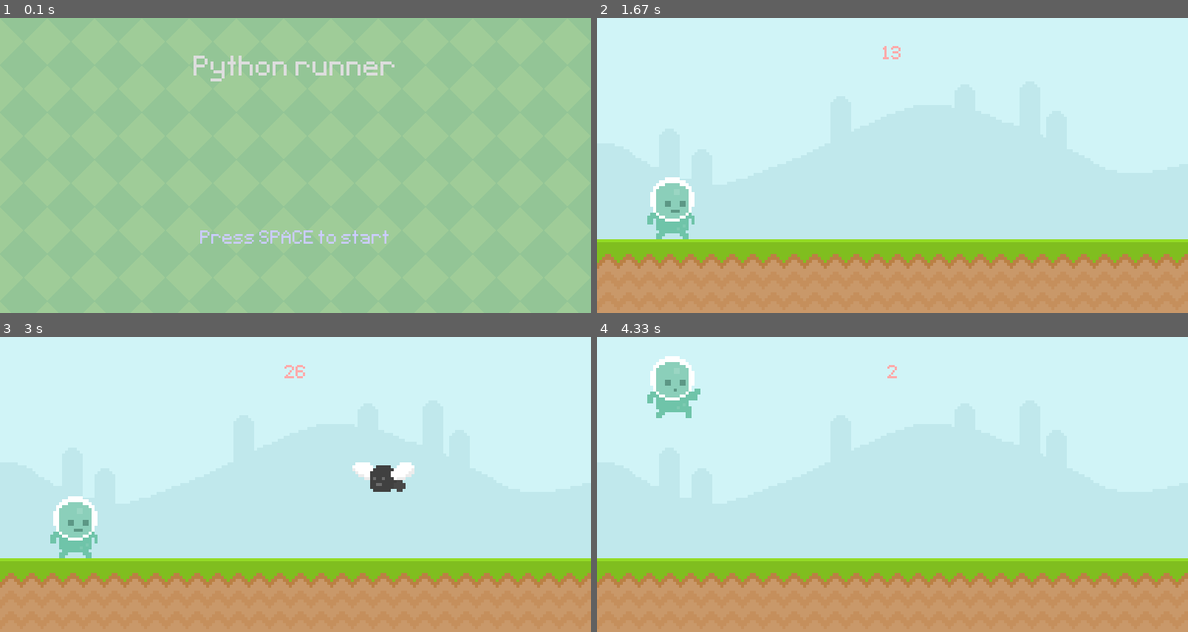
Above: before the commit, frames 1-4 (two rows, left to right).
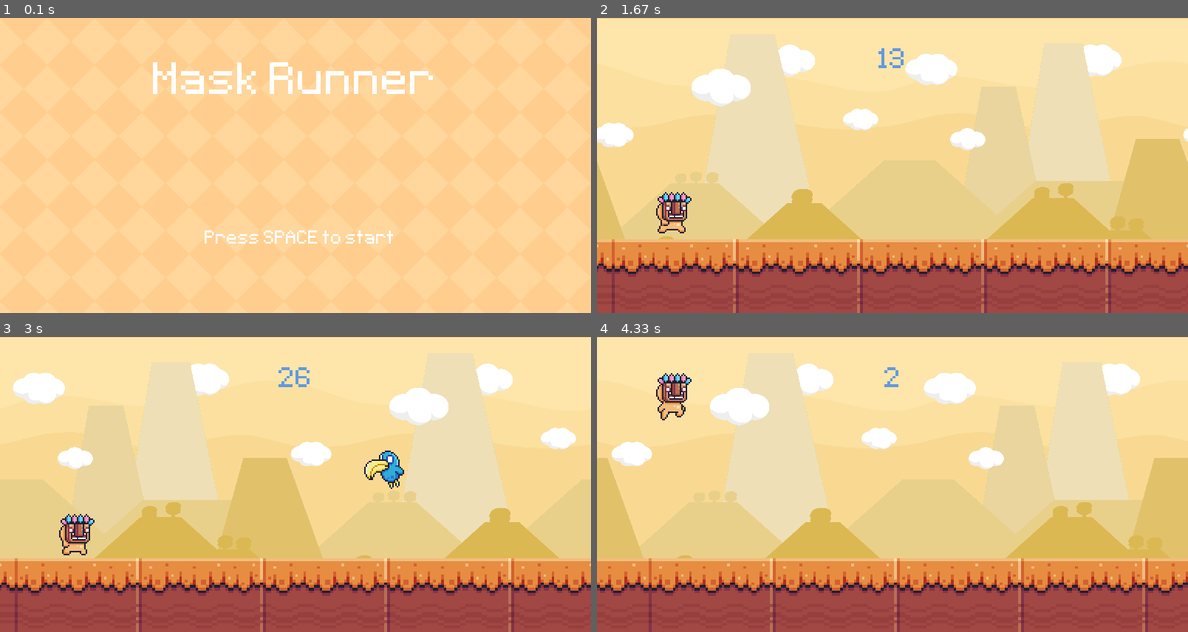
Above: after the commit, the same moments.

Repository: h3nrey/LearnPygame
Game: pygame game, started from init.py
Two runs of this game, one before a commit and one after it. Both use one fixed random seed, a clock stepped at 60 frames per second and the inputs below.
Inputs:
- Up to frame 1 (0.1 s): no input
- Up to frame 2 (1.67 s): tap Space at 0.33 s
- Up to frame 3 (3 s): no input
- Up to frame 4 (4.33 s): tap Space at 3.17, 3.57, 3.87, 4.07 s

The runs differ from the first frame. In frame 1, 100% of the frame differs, in the area x 0-100%, y 0-100%; in frame 2, 100%; in frame 3, 100%; in frame 4, 100%.

Commit message:
updating the graphics

Diff:
--- a/init.py
+++ b/init.py
@@ -5,9 +5,9 @@
 def DisplayScore(startTime):
     deltaTime = pygame.time.get_ticks() - startTime;
     displayTime = int(deltaTime / 100);
-    font = pygame.font.Font("font/Pixeltype.ttf", 40);
-    scoreText = font.render(f"{displayTime}", False, "#ffaaaa");
-    scoreRect = scoreText.get_rect(center = (400, 50));
+    font = pygame.font.Font("font/Pixeltype.ttf", 60);
+    scoreText = font.render(f"{displayTime}", False, "#6299E0");
+    scoreRect = scoreText.get_rect(center = (400, 60));
     screen.blit(scoreText, scoreRect);
     return displayTime;
 
@@ -20,11 +20,21 @@
 class Player(pygame.sprite.Sprite):
     def __init__(self):
         super().__init__()
-        walk1 = pygame.image.load("Assets/Graphics/Player/player_walk_1.png").convert_alpha();
-        walk2 = pygame.image.load("Assets/Graphics/Player/player_walk_2.png").convert_alpha();
-        self.walk = [walk1, walk2];
+        run1 = pygame.image.load("Assets/Player/Run/Run01.png").convert_alpha();
+        run2 = pygame.image.load("Assets/Player/Run/Run02.png").convert_alpha();
+        run3 = pygame.image.load("Assets/Player/Run/Run03.png").convert_alpha();
+        run4 = pygame.image.load("Assets/Player/Run/Run04.png").convert_alpha();
+        run5 = pygame.image.load("Assets/Player/Run/Run05.png").convert_alpha();
+        run6 = pygame.image.load("Assets/Player/Run/Run06.png").convert_alpha();
+        run7 = pygame.image.load("Assets/Player/Run/Run07.png").convert_alpha();
+        run8 = pygame.image.load("Assets/Player/Run/Run08.png").convert_alpha();
+        run9 = pygame.image.load("Assets/Player/Run/Run09.png").convert_alpha();
+        run10 = pygame.image.load("Assets/Player/Run/Run10.png").convert_alpha();
+        run11 = pygame.image.load("Assets/Player/Run/Run11.png").convert_alpha();
+        run12 = pygame.image.load("Assets/Player/Run/Run12.png").convert_alpha();
+        self.walk = [run1, run2, run4, run5, run6, run7, run8, run9, run10, run11, run12];
         self.playerIndex = 0;
-        self.jump = pygame.image.load("Assets/Graphics/Player/jump.png").convert_alpha();
+        self.jump = pygame.image.load("Assets/Player/Jump.png").convert_alpha();
         self.jumpSound = pygame.mixer.Sound("Assets/audio/jump.mp3");
 
         self.image = self.walk[self.playerIndex];
@@ -42,7 +52,7 @@
         if(self.rect.bottom < 300):
             self.image = self.jump;
         else:
-            self.playerIndex += 0.1
+            self.playerIndex += 0.3
             if(self.playerIndex >= len(self.walk)): self.playerIndex = 0
             self.image = self.walk[int(self.playerIndex)]
 
@@ -66,14 +76,44 @@
     def __init__(self, type):
         super().__init__()
         if(type == "fly"):
-            fly1 = pygame.image.load("Assets/Graphics/Fly/fly1.png").convert_alpha();
-            fly2 = pygame.image.load("Assets/Graphics/Fly/fly2.png").convert_alpha();
-            self.frames = [fly1, fly2];
+            bird1 = pygame.image.load("Assets/Enemies/BlueBird/Bird1.png").convert_alpha();
+            bird2 = pygame.image.load("Assets/Enemies/BlueBird/Bird2.png").convert_alpha();
+            bird3 = pygame.image.load("Assets/Enemies/BlueBird/Bird3.png").convert_alpha();
+            bird4 = pygame.image.load("Assets/Enemies/BlueBird/Bird4.png").convert_alpha();
+            bird5 = pygame.image.load("Assets/Enemies/BlueBird/Bird5.png").convert_alpha();
+            bird6 = pygame.image.load("Assets/Enemies/BlueBird/Bird6.png").convert_alpha();
+            bird7 = pygame.image.load("Assets/Enemies/BlueBird/Bird7.png").convert_alpha();
+            bird8 = pygame.image.load("Assets/Enemies/BlueBird/Bird8.png").convert_alpha();
+            bird9 = pygame.image.load("Assets/Enemies/BlueBird/Bird9.png").convert_alpha();
+            self.frames = [bird1, bird2, bird3, bird4, bird5, bird6, bird7, bird8, bird9];
             yPos = 210;
         elif(type == "snail"):
-            snail1 = pygame.image.load("Assets/Graphics/Snail/snail1.png").convert_alpha();
-            snail2 = pygame.image.load("Assets/Graphics/Snail/snail2.png").convert_alpha();
-            self.frames = [snail1, snail2];
+            chicken1 = pygame.image.load("Assets/Enemies/Chicken/Chicken00.png").convert_alpha();
+            chicken2 = pygame.image.load("Assets/Enemies/Chicken/Chicken01.png").convert_alpha();
+            chicken3 = pygame.image.load("Assets/Enemies/Chicken/Chicken02.png").convert_alpha();
+            chicken4 = pygame.image.load("Assets/Enemies/Chicken/Chicken03.png").convert_alpha();
+            chicken5 = pygame.image.load("Assets/Enemies/Chicken/Chicken04.png").convert_alpha();
+            chicken6 = pygame.image.load("Assets/Enemies/Chicken/Chicken05.png").convert_alpha();
+            chicken7 = pygame.image.load("Assets/Enemies/Chicken/Chicken06.png").convert_alpha();
+            chicken8 = pygame.image.load("Assets/Enemies/Chicken/Chicken07.png").convert_alpha();
+            chicken9 = pygame.image.load("Assets/Enemies/Chicken/Chicken08.png").convert_alpha();
+            chicken10 = pygame.image.load("Assets/Enemies/Chicken/Chicken09.png").convert_alpha();
+            chicken11= pygame.image.load("Assets/Enemies/Chicken/Chicken10.png").convert_alpha();
+            chicken12 = pygame.image.load("Assets/Enemies/Chicken/Chicken11.png").convert_alpha();
+            chicken13 = pygame.image.load("Assets/Enemies/Chicken/Chicken12.png").convert_alpha();
+            self.frames = [chicken1,
+                           chicken2,
+                           chicken3,
+                           chicken4,
+                           chicken5,
+                           chicken6,
+                           chicken7,
+                           chicken8,
+                           chicken9,
+                           chicken10,
+                           chicken11,
+                           chicken12,
+                           chicken13,];
             yPos = 300
 
         self.framesIndex = 0;
@@ -81,7 +121,7 @@
         self.rect = self.image.get_rect(midbottom = (randint(900,1100), yPos));
 
     def HandleAnimation(self):
-        self.framesIndex += 0.1
+        self.framesIndex += 0.4
         if(self.framesIndex >= len(self.frames)): self.framesIndex = 0;
         self.image = self.frames[int(self.framesIndex)];
 
@@ -94,14 +134,34 @@
         if(self.rect.x <= -300):
             self.kill();
 
-
+class BG(pygame.sprite.Sprite):
+    def __init__(self, type):
+        super().__init__();
+        if(type == "bg"):
+            self.image = pygame.image.load("Assets/bg.png");
+            self.rect = self.image.get_rect(topleft = (0,0))
+            self.parallaxAmount = 5
+        elif(type == "floor"):
+            self.image = pygame.image.load("Assets/floor.png");
+            self.rect = self.image.get_rect(midtop = (0,300));
+            self.parallaxAmount = 10
+
+    def ApplyParalax(self):
+        self.rect.x -= self.parallaxAmount;
+        if(self.rect.x <= -800):
+            self.rect.x = 0;
+
+    def update(self):
+        self.ApplyParalax();
 pygame.init(); # initialize pygame
 
 # Screen setup
 width = 800;
 height = 400;
 screen = pygame.display.set_mode((width, height)) # Create a screen for one frame
-pygame.display.set_caption("Super runner cool"); #Defing a title for the game screen
+pygame.display.set_caption("Mask Runner"); #Defing a title for the game screen
+icon = pygame.image.load("Assets/Player/Run/Run01.png").convert_alpha();
+pygame.display.set_icon(icon);
 
 # Tick do Game
 clock = pygame.time.Clock();
@@ -128,26 +188,29 @@
 flyTimer = pygame.USEREVENT + 3;
 pygame.time.set_timer(flyTimer, 200);
 
-# SURFACES
-skySurface = pygame.image.load("Assets/Graphics/Sky.png").convert();
-groundSurface = pygame.image.load("Assets/Graphics/ground.png").convert()
-
 # Groups
 player = pygame.sprite.GroupSingle();
 player.add(Player());
 
 obstacleGroup = pygame.sprite.Group();
 
+sky = pygame.sprite.Group();
+sky.add(BG("bg"));
+floorGroup = pygame.sprite.Group();
+floorGroup.add(BG("floor"));
+
 # Intro Screen
 titleBg = pygame.image.load("Assets/Graphics/TitleBG.png").convert();
-titleFont = pygame.font.Font("font/Pixeltype.ttf", 60);
-titleText = titleFont.render("Python runner", False, "#dddddd");
-titleRect = titleText.get_rect(center = (400, 70))
+titleFont = pygame.font.Font("font/Pixeltype.ttf", 100);
+titleText = titleFont.render("Mask Runner", False, "#ffffff");
+titleRect = titleText.get_rect(center = (400, 90))
 
 startFont = pygame.font.Font("font/Pixeltype.ttf", 40);
-startText = startFont.render("Press SPACE to start", "False", "#ccccff");
+startText = startFont.render("Press SPACE to start", "False", "#ffffff");
 startRect = startText.get_rect(center = (400, 300));
-scoreText = startFont.render(f"Score: {score}", False, "#ccccff");
+scoreText = startFont.render(f"Score: {score}", False, "#ffffff");
+scoreRect = scoreText.get_rect(center = (400, 300));
+scoreSpeed = 1;
 
 # Game Loop
 while True:
@@ -166,9 +229,13 @@
                 obstacleGroup.add(Obstacle(obstacleType));
 
     if(gameActive):
-        screen.blit(skySurface, (0,0));
-        screen.blit(groundSurface, (0,300));
+        # screen.blit(groundSurface, (0,300));
+        sky.draw(screen);
+        sky.update();
+        floorGroup.draw(screen);
+        floorGroup.update();
         score = DisplayScore(startTime);
+
 
         player.draw(screen);
         player.update()
@@ -183,9 +250,16 @@
         screen.blit(titleText, titleRect);
 
         if(score == 0):
+            if(startRect.x >= 280):
+                scoreSpeed *= -1
+            elif(startRect.x <= 220):
+                scoreSpeed *= -1
+
+            print(startRect.x);
+            startRect.x += 1.1 * scoreSpeed;
             screen.blit(startText, startRect);
         else:
-            screen.blit(scoreText, startRect);
+            screen.blit(scoreText, scoreRect);
         startTime = pygame.time.get_ticks();
 
     # Draw all elements
Binary file added: Assets/Enemies/BlueBird/Bird1.png
Binary file added: Assets/Enemies/BlueBird/Bird2.png
Binary file added: Assets/Enemies/BlueBird/Bird3.png
Binary file added: Assets/Enemies/BlueBird/Bird4.png
Binary file added: Assets/Enemies/BlueBird/Bird5.png
Binary file added: Assets/Enemies/BlueBird/Bird6.png
Binary file added: Assets/Enemies/BlueBird/Bird7.png
Binary file added: Assets/Enemies/BlueBird/Bird8.png
Binary file added: Assets/Enemies/BlueBird/Bird9.png
Binary file added: Assets/Enemies/Chicken/Chicken00.png
Binary file added: Assets/Enemies/Chicken/Chicken01.png
Binary file added: Assets/Enemies/Chicken/Chicken02.png
(and 33 more such lines)
